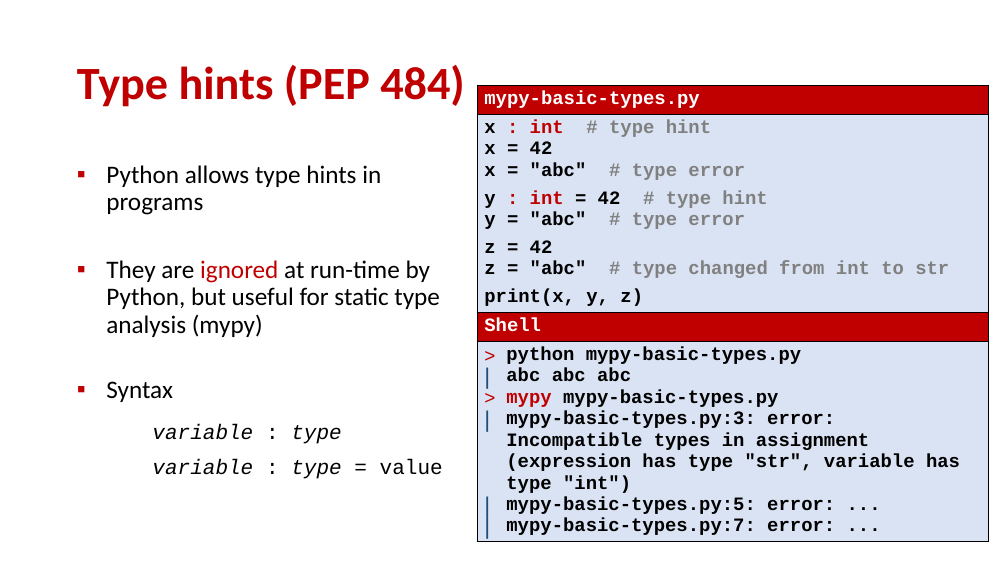
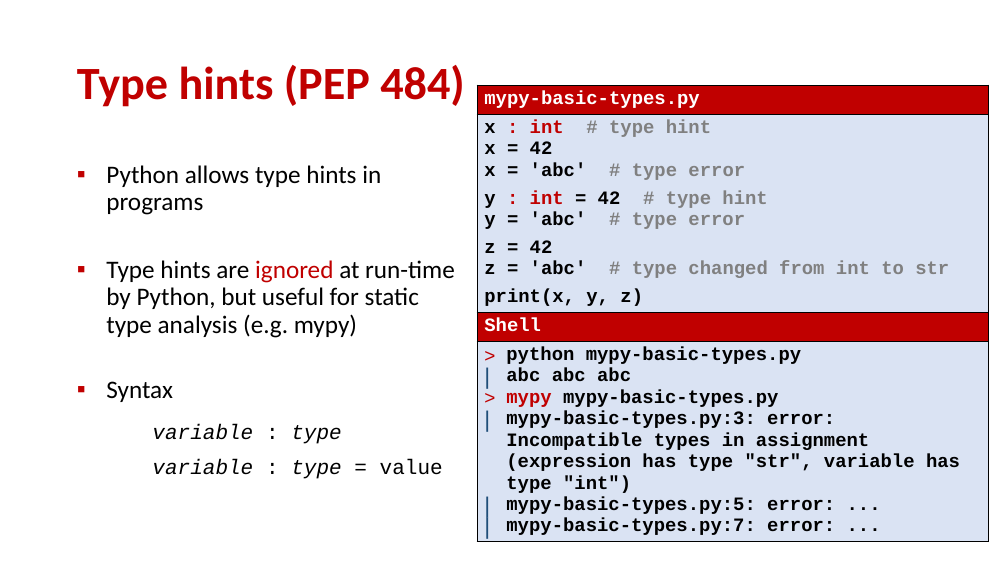
Before and after one commit to gsbrodal/gsbrodal.github.io, a slide deck: slide 32 of ipsa/slides/testing.pptx (slide 30 before the commit). Drawn at 1008x567 pixels with LibreOffice and Linux fonts; fonts in the diff are those of the drawing. Boxes give left, top, right and bottom in pixels: in the first picture for what was removed or moved away, otherwise in the second. Text is boxed around its words. In the diff, an @@ line names an element or a change of style, - is before the commit and + after.

```diff
--- a/ipsa/slides/testing.pptx
+++ b/ipsa/slides/testing.pptx
@@ table at box(477, 85, 989, 542) @@
@@ row 2, column 1: "x : int # type hint / x = 42 / x = "abc" # type error / y : int = 42 # type hint / y = "abc" # type error / z = 42 / z = "abc" # type changed from int to str / print(x, y, z)" to "x : int # type hint / x = 42 / x = 'abc' # type error / y : int = 42 # type hint / y = 'abc' # type error / z = 42 / z = 'abc' # type changed from int to str / print(x, y, z)" @@
@@ text at box(106, 260, 455, 338): text changed @@
-▪ They are ignored at run-time by Python, but useful for static type analysis (mypy)
+▪ Type hints are ignored at run-time by Python, but useful for static type analysis (e.g. mypy)
```
Also in this commit, not shown: 19 other slides changed, 3 slides added, 1 slide removed, 4 other files.
